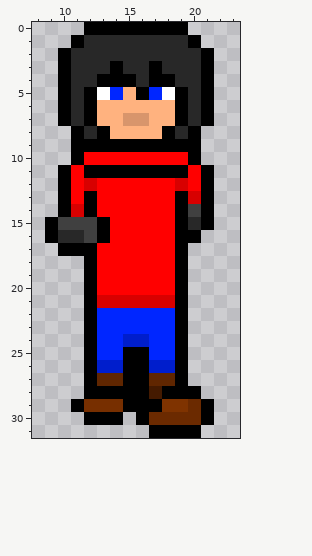
One commit to this pixel-art sprite: TopDownTest/Hero/Walk.png. The first picture shows the starting point.
The file is 32x32 pixels. Colours within 5 levels of each other are drawn and written as one. Shown: x 8..23, y 0..31.
After the commit:
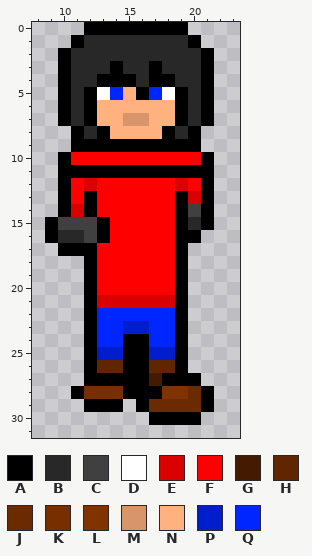
Palette (. is transparent): A #000000  B #282828  C #404040  D #ffffff  E #d80000  F #ff0000  G #441a00  H #602600  J #6b2a00  K #772f00  L #7f3300  M #d8956c  N #ffb27f  P #001ecc  Q #0026ff
From old to new:
@@ x 8..23 @@
  9 ...AAAAAAAAAA...
-10 ...AFFFFFFFFA...
-11 ..AFAAAAAAAAFA..
+10 ..AFFFFFFFFFFA..
+11 ..AAAAAAAAAAAA..
 12 ..AFEFFFFFFEFA..
@@ x 8..23 @@
 22 ....AQQQQQQA....
-23 ....AQQQQQQA....
-24 ....AQQPPQQA....
-25 ....AQQAAQQA....
-26 ....APPAAPPA....
-27 ....AHHAAHHA....
-28 ....AAAAAGAAA...
-29 ...AKKKAAALLJA..
-30 ....AAA.AJJJJA..
-31 .........AAAA...
+23 ....AQQPPQQA....
+24 ....AQQAAQQA....
+25 ....APPAAPPA....
+26 ....AHHAAHHA....
+27 ....AAAAAGAAA...
+28 ...AKKKAAALLJA..
+29 ....AAA.AJJJJA..
+30 .........AAAA...
+31 ................
